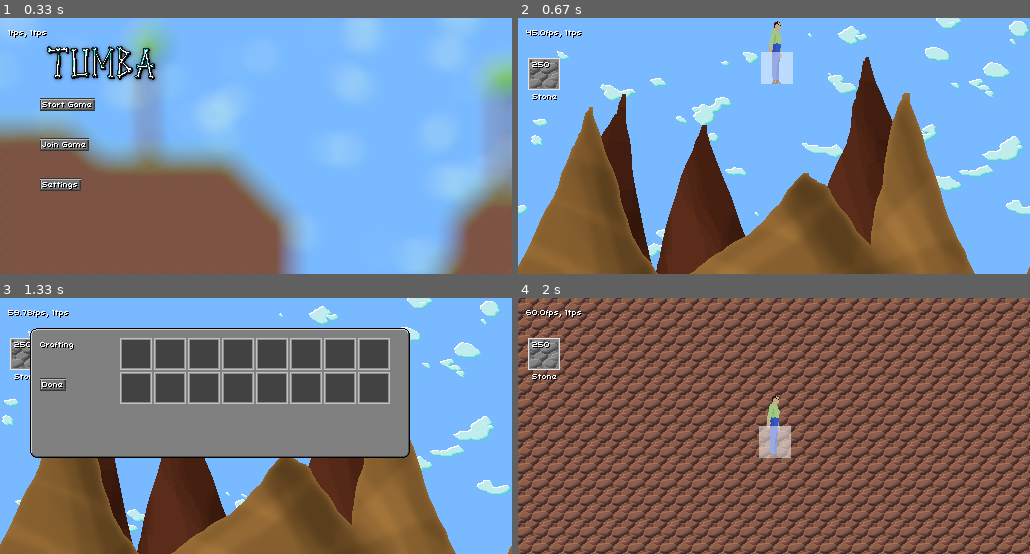
Above: before the commit, frames 1-4 (two rows, left to right).
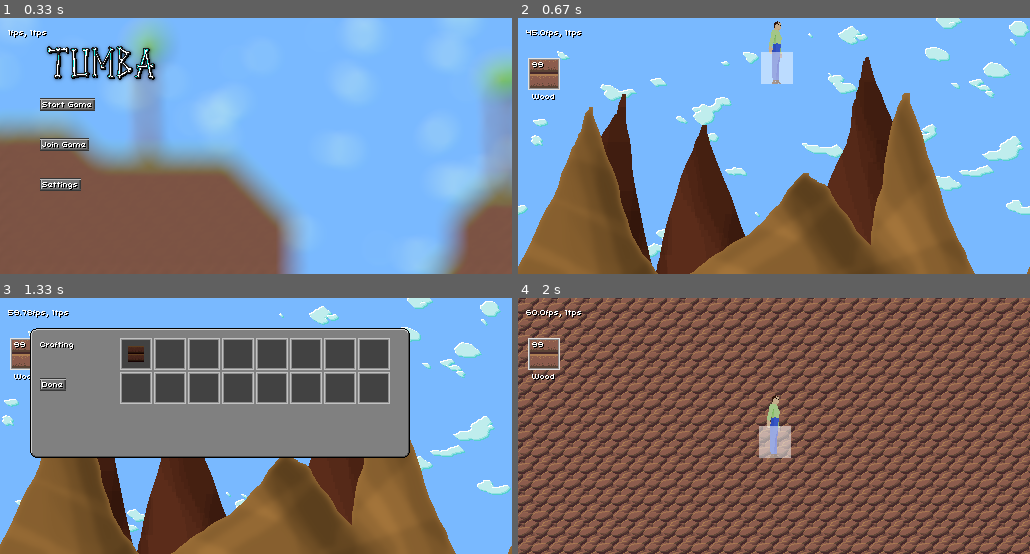
Above: after the commit, the same moments.

Repository: tumbagame/tumba
Game: pygame game, started from main.py
The game is run twice, just before and just after one commit, with the same random seed, the same clock (stepped at 60 frames per second) and the same inputs.
Inputs (mouse positions are in pixels of both pictures, inside the frame that each line leads up to):
- Up to frame 1 (0.33 s): no input
- Up to frame 2 (0.67 s): click (584, 105) at 0.38 s
- Up to frame 3 (1.33 s): tap E at 0.67 s; click (61, 423) at 1.05 s
- Up to frame 4 (2 s): click (656, 354) at 1.38 s; click (569, 385) at 1.72 s

Frame 1 is identical in both runs. In frame 2, 0.6% of the frame differs, in the area x 2-8%, y 16-33%; in frame 3, 0.6%; in frame 4, 0.6%.

Commit message:
Add recipies to crafting menu

Diff:
--- a/assets/blocks.json
+++ b/assets/blocks.json
@@ -378,8 +378,8 @@
     },
     {
       "name": "Wall",
-      "drops": -1,
-      "breakWith": 47,
+      "drops": 47,
+      "breakWith": 0,
       "mineStrength": 0,
       "damage": 1,
       "collision": false
--- /dev/null
+++ b/assets/recipies.json
@@ -0,0 +1,24 @@
+{
+    "recipies": [
+        {
+            "result": 47,
+            "amount": 4,
+            "recipie": [
+                {
+                    "item": 7,
+                    "count": 1
+                }
+            ]
+        },
+        {
+            "result": 7,
+            "amount": 1,
+            "recipie": [
+                {
+                    "item": 47,
+                    "count": 4
+                }
+            ]
+        }
+    ]
+}
--- a/client.py
+++ b/client.py
@@ -43,10 +43,16 @@
         else:
             block_set = BlockSet(0, 0, -2)
 
+        if game.to_craft:
+            to_craft = game.to_Craft.pop(0)
+        else:
+            to_craft = -1
+
         message = (
             f"id:{game.player.id},name:{game.player.name},"
             + f"x:{round(game.player.position.x,2)},y:{round(game.player.position.y,2)},"
-            + f"set:{will_set},bx:{block_set.x},by:{block_set.y},block:{block_set.block}"
+            + f"set:{will_set},bx:{block_set.x},by:{block_set.y},block:{block_set.block},"
+            + f"craft:{to_craft}"
         )
 
         sock.sendall(message.encode())
--- /dev/null
+++ b/crafting.py
@@ -0,0 +1,31 @@
+import json
+
+with open("assets/recipies.json") as fp:
+    recipies = json.loads(fp.read())["recipies"]
+
+
+class RecipieItem:
+    def __init__(self, item, count):
+        self.item = item
+        self.count = count
+
+
+class Recipie:
+    def __init__(self, result, recipie):
+        self.result = result
+        self.recipie = recipie
+
+
+RECIPIES = []
+
+for recipie in recipies:
+    rec_items = []
+    for item in recipie["recipie"]:
+        rec_items.append(RecipieItem(item["item"], item["count"]))
+
+    RECIPIES.append(
+        Recipie(
+            RecipieItem(recipie["result"], recipie["amount"]),
+            rec_items,
+        )
+    )
--- a/game.py
+++ b/game.py
@@ -36,6 +36,7 @@
         self.in_inventory = False
         self.inventory_index = 0
         self.destroy_timer = 0
+        self.to_craft = []
 
         self.fps = 1
         self.fps_filter = Filter(0.1, 1)
@@ -48,8 +49,17 @@
 
         return setter
 
+    def crafting_setter(self, index):
+        def setter():
+            self.craft(index)
+
+        return setter
+
     def start(self):
         self.running = True
+
+    def craft(self, index):
+        self.to_craft.append(index)
 
     def update(self, keys, mouse, deltatime):
         if not self.running:
--- a/inventory.py
+++ b/inventory.py
@@ -1,4 +1,5 @@
 import blockprop
+import crafting
 
 
 class InventorySlot:
@@ -16,7 +17,33 @@
 class Inventory:
     def __init__(self):
         self.slots = [InventorySlot() for _ in range(24)]
-        self.slots[0] = InventorySlot(12, 250)
+        self.slots[0] = InventorySlot(7, 99)
+
+    def is_possible_recipie(self, recipie):
+        for requirement in recipie.recipie:
+            is_possible = False
+
+            for item in self.slots:
+                if item.item == requirement.item and item.count >= requirement.count:
+                    is_possible = True
+
+            if not is_possible:
+                return False
+        return True
+
+    def get_possible_recipies(self):
+        recipies = []
+        for r in crafting.RECIPIES:
+            if self.is_possible_recipie(r):
+                recipies.append(r)
+        return recipies
+        # return [InventorySlot(1, 1)]
+
+    def find_item(self, item):
+        for slot, index in enumerate(self.slots):
+            if slot.item == item:
+                return index
+        return -1
 
     def add_item(self, item, count=1):
         if item == -1 or count == 0:
@@ -42,6 +69,22 @@
     def block_getter(self, index):
         return lambda: self.slots[index]
 
+    def recipie_getter(self, index):
+        def func():
+            possible = self.get_possible_recipies()
+            if index >= len(possible):
+                return InventorySlot()
+            return InventorySlot(possible[index].result.item, 1)
+
+        return func
+
+    def craft(self, index):
+        recipie = self.get_possible_recipies()[index]
+        self.add_item(recipie.result.item, recipie.result.count)
+        for requirement in recipie.recipie:
+            slot = self.find_item(requirement.item)
+            self.remove_item(slot, requirement.count)
+
     def serialize(self):
         out_data = []
         for slot in self.slots:
--- a/main.py
+++ b/main.py
@@ -61,7 +61,8 @@
             ui.ItemSlot(
                 120 + 34 * (i % 8),
                 40 + (i // 8) * 34,
-                lambda: inventory.InventorySlot(),
+                game.player.inventory.recipie_getter(i),
+                game.crafting_setter(i),
             )
         )
     return ui.GUI(
--- a/server.py
+++ b/server.py
@@ -32,6 +32,7 @@
         out_dict["bx"] = int(out_dict["bx"])
         out_dict["by"] = int(out_dict["by"])
         out_dict["block"] = int(out_dict["block"])
+        out_dict["craft"] = int(out_dict["craft"])
         return out_dict
 
     # 2048 block size
@@ -48,9 +49,14 @@
         else:
             self.players[player_id].position = Vector(parsed["x"], parsed["y"])
 
+        to_craft = parsed["craft"]
+        if to_craft != -1:
+            self.players[player_id].inventory.craft(to_craft)
+
         chunk_x = int((parsed["x"] - 512) / (32 * 32)) + self.offset_x
         chunk_y = int((parsed["y"] - 512) / (32 * 32)) + self.offset_y
-        block = int(parsed["block"])
+        block = parsed["block"]
+
         if block != -2:
             old_block = self.world.get_block(int(parsed["bx"]), int(parsed["by"]))
             if block == -1:
--- a/ui.py
+++ b/ui.py
@@ -62,6 +62,8 @@
 
         count_text = self.text.render(
             f"{block.count}{'+' if block.count >= 255 else ''}"
+            if block.count > 1
+            else ""
         )
 
         if self.x < mouse.position.x < self.x + 32:
